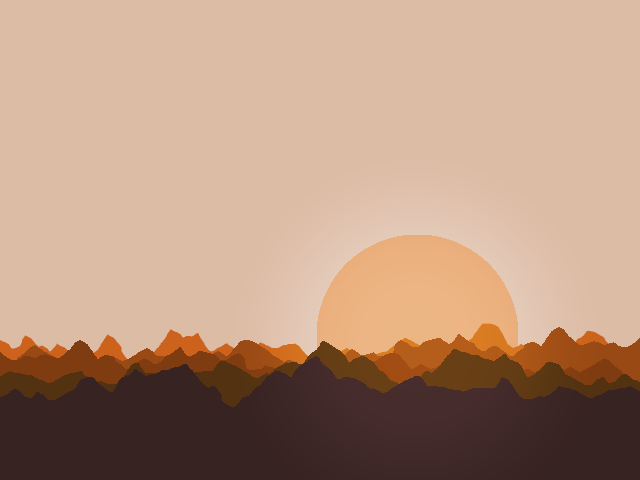
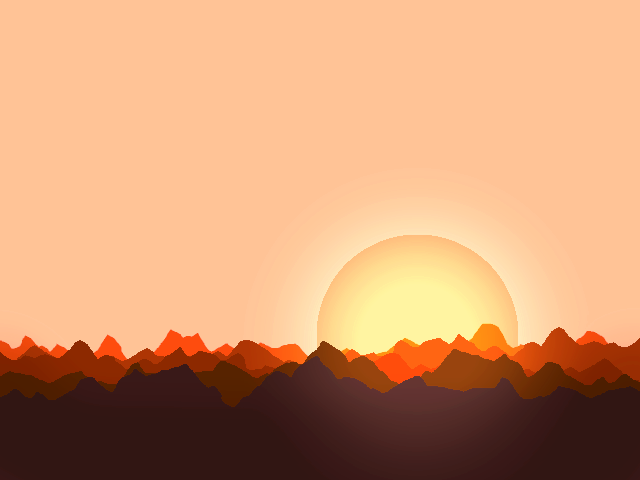
Layer changes from the first 640 x 480 image to the second:
added layer "Visible" above "Calque #3" over [0, 0, 640, 480]
"Calque #3": opacity 100% → 23%, blend overlay → merge, moved it above "Calque #4", painted on it over [0, 155, 640, 480]
"Calque #4": opacity 100% → 58%, blend normal → overlay, painted on it over [240, 164, 595, 480]
"Calque #2": opacity 100% → 96% over [316, 234, 519, 437]
